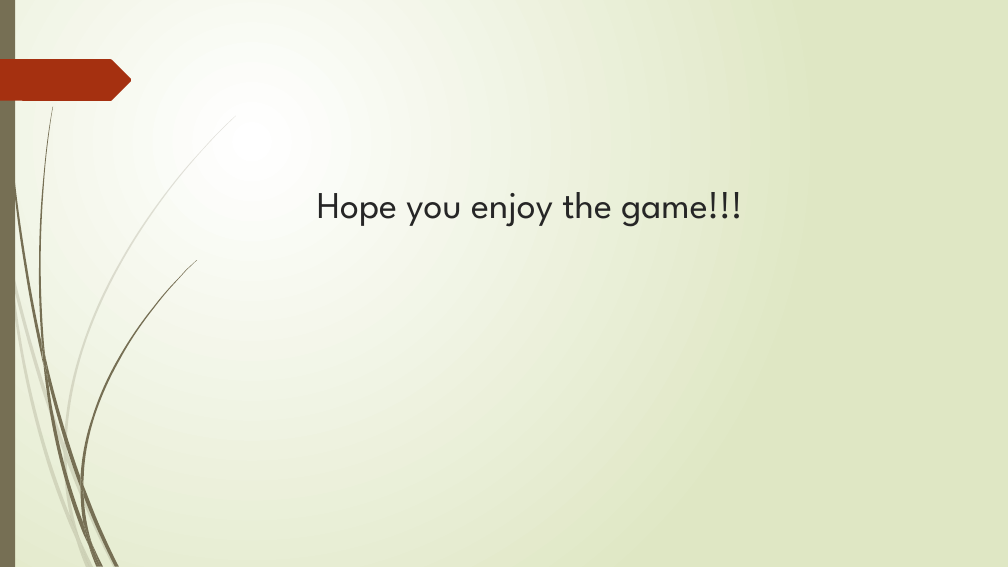
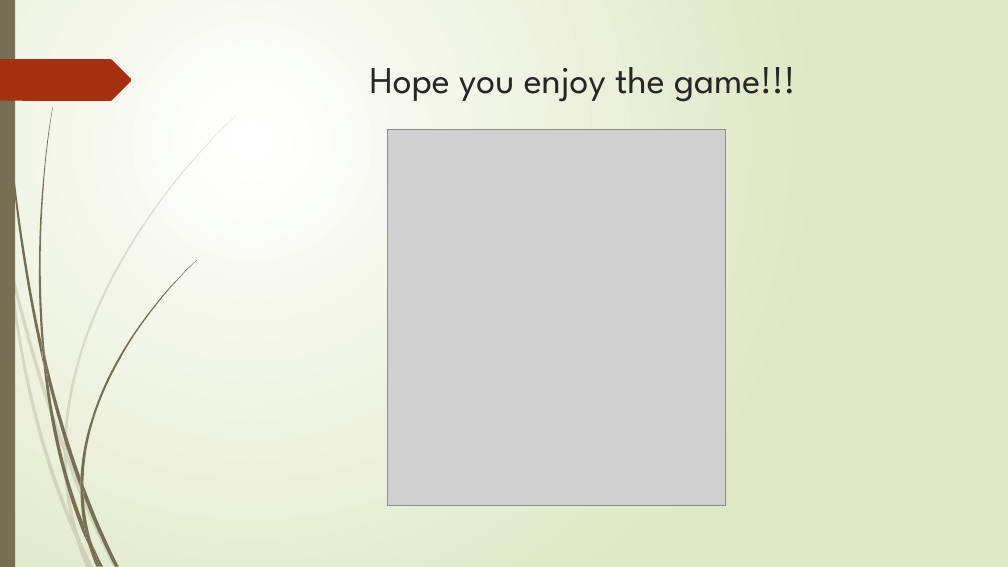
Before and after one commit to KritiJar/fa18-202-pheonix, a slide deck: slide 21 of Presentation/The Walking Dead.pptx (slide 16 before the commit). Drawn at 1008x567 pixels with LibreOffice and Linux fonts; fonts in the diff are those of the drawing; grey boxes stand for pictures. Boxes give left, top, right and bottom in pixels: in the first picture for what was removed or moved away, otherwise in the second. Text is boxed around its words. In the diff, an @@ line names an element or a change of style, - is before the commit and + after.

```diff
--- a/Presentation/The Walking Dead.pptx
+++ b/Presentation/The Walking Dead.pptx
@@ title "Hope you enjoy the game!!!": place and size @@
-title "Hope you enjoy the game!!!" at [317, 192, 742, 227]
+title "Hope you enjoy the game!!!" at [370, 67, 795, 102]
@@ title "Hope you enjoy the game!!!" at [370, 67, 795, 102]: alignment left to centre @@
@@ picture added at [388, 129, 725, 505] @@
```
Also in this commit, not shown: 2 other slides changed, 6 slides added, 1 slide removed.
